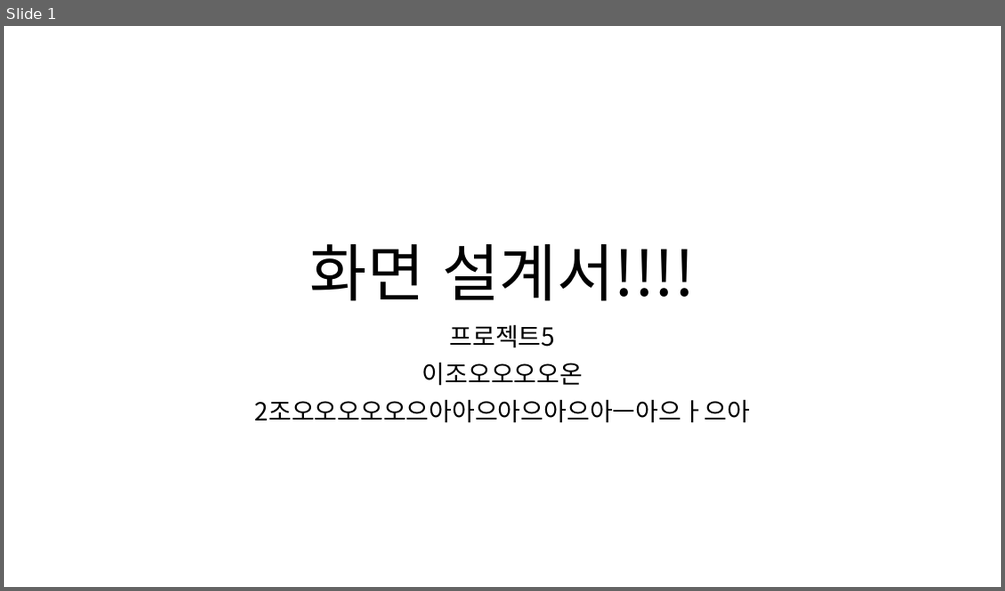
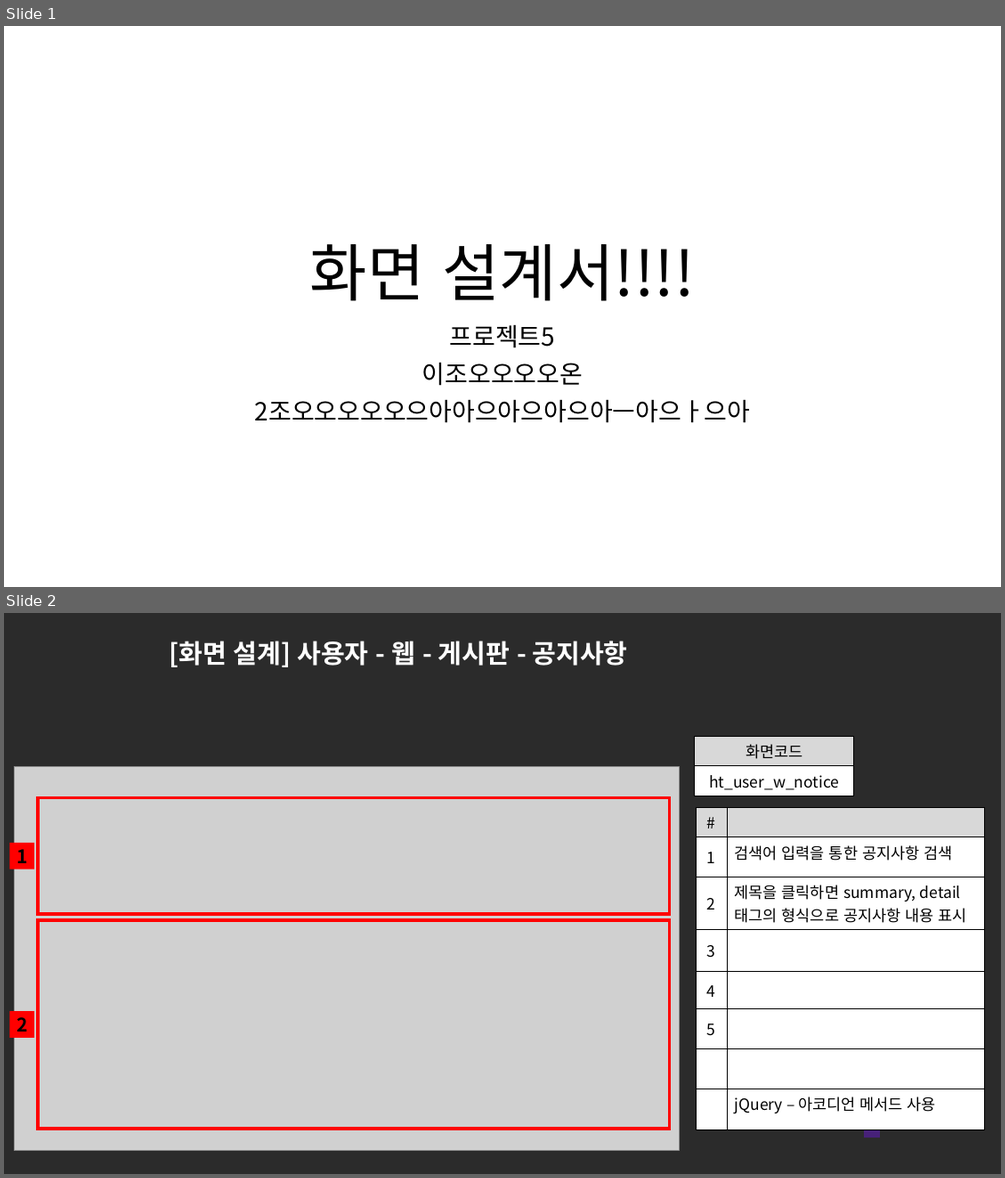
Before and after one commit to ezenteam2/e-Zone, a slide deck: 0 발표용 파워포인트/0410 2차발표/0410 project05 - 파워포인트 - 현태.pptx. Shown one above the other, each under a label of ours: slide 1 before the commit, slides 1 and 2 after it. The pictures are 1005x591 and 1005x1178 pixels, drawn with LibreOffice and Linux fonts; fonts in the diff are those of the drawing; grey boxes stand for pictures; background and template pictures are left out; a plain dark background stands for a picture behind light text. Boxes give left, top, right and bottom in pixels: in the first picture for what was removed or moved away, otherwise in the second. Text is boxed around its words. In the diff, an @@ line names an element or a change of style, - is before the commit and + after.

```diff
--- a/0 발표용 파워포인트/0410 2차발표/0410 project05 - 파워포인트 - 현태.pptx
+++ b/0 발표용 파워포인트/0410 2차발표/0410 project05 - 파워포인트 - 현태.pptx
@@ slide 2 added at (x1=4, y1=613, x2=1001, y2=1174), background picture (left out) @@
@@ title added at (x1=169, y1=641, x2=627, y2=667), 25 pt, text #FFFFFF, bold @@
+[화면 설계] 사용자 - 웹 - 게시판 - 공지사항
@@ table added at (x1=695, y1=736, x2=854, y2=794), 2 rows, 1 columns @@
+화면코드
+ht_user_w_notice
@@ picture added at (x1=15, y1=767, x2=680, y2=1151) @@
@@ rectangle added at (x1=38, y1=798, x2=669, y2=915), outline #FF0000 3 pt @@
@@ table added at (x1=696, y1=807, x2=985, y2=1138), 8 rows, 2 columns @@
+# | 
+1 | 검색어 입력을 통한 공지사항 검색
+2 | 제목을 클릭하면 summary, detail 태그의 형식으로 공지사항 내용 표시
+3 | 
+4 | 
+5 | 
+ | 
+ | jQuery – 아코디언 메서드 사용
@@ rectangle added at (x1=10, y1=843, x2=34, y2=868), fill #FF0000, 18 pt, text #000000, bold @@
+1
@@ rectangle added at (x1=38, y1=920, x2=669, y2=1129), outline #FF0000 3 pt @@
@@ rectangle added at (x1=10, y1=1011, x2=34, y2=1037), fill #FF0000, 18 pt, text #000000, bold @@
+2
@@ rectangle added at (x1=864, y1=1094, x2=880, y2=1109), fill #48C0DC @@
@@ rectangle added at (x1=864, y1=1108, x2=880, y2=1123), fill #194B57 @@
@@ rectangle added at (x1=864, y1=1123, x2=880, y2=1138), fill #472179 @@
```
Also in this commit, not shown: 2 other slides added.
